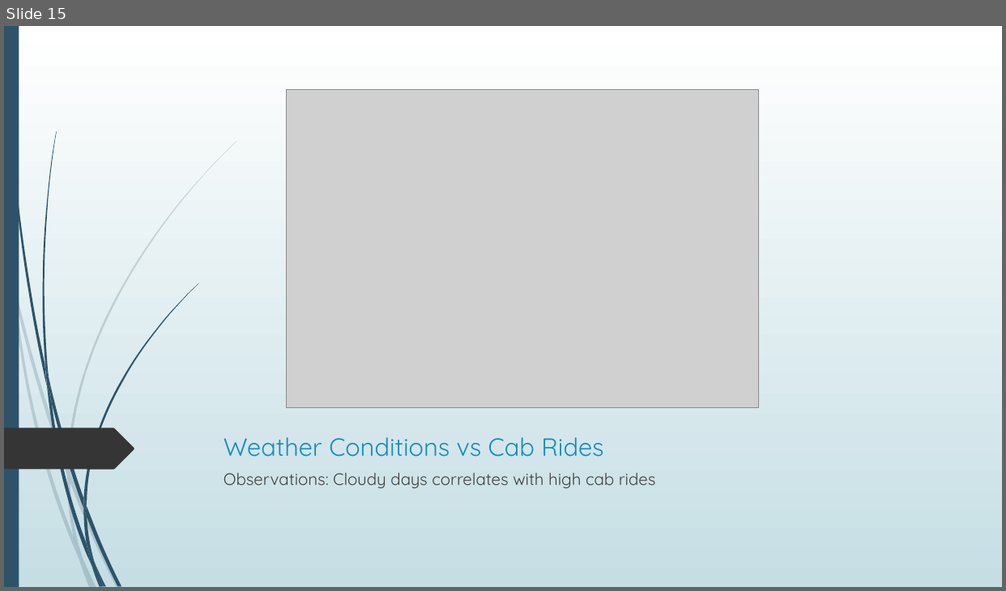
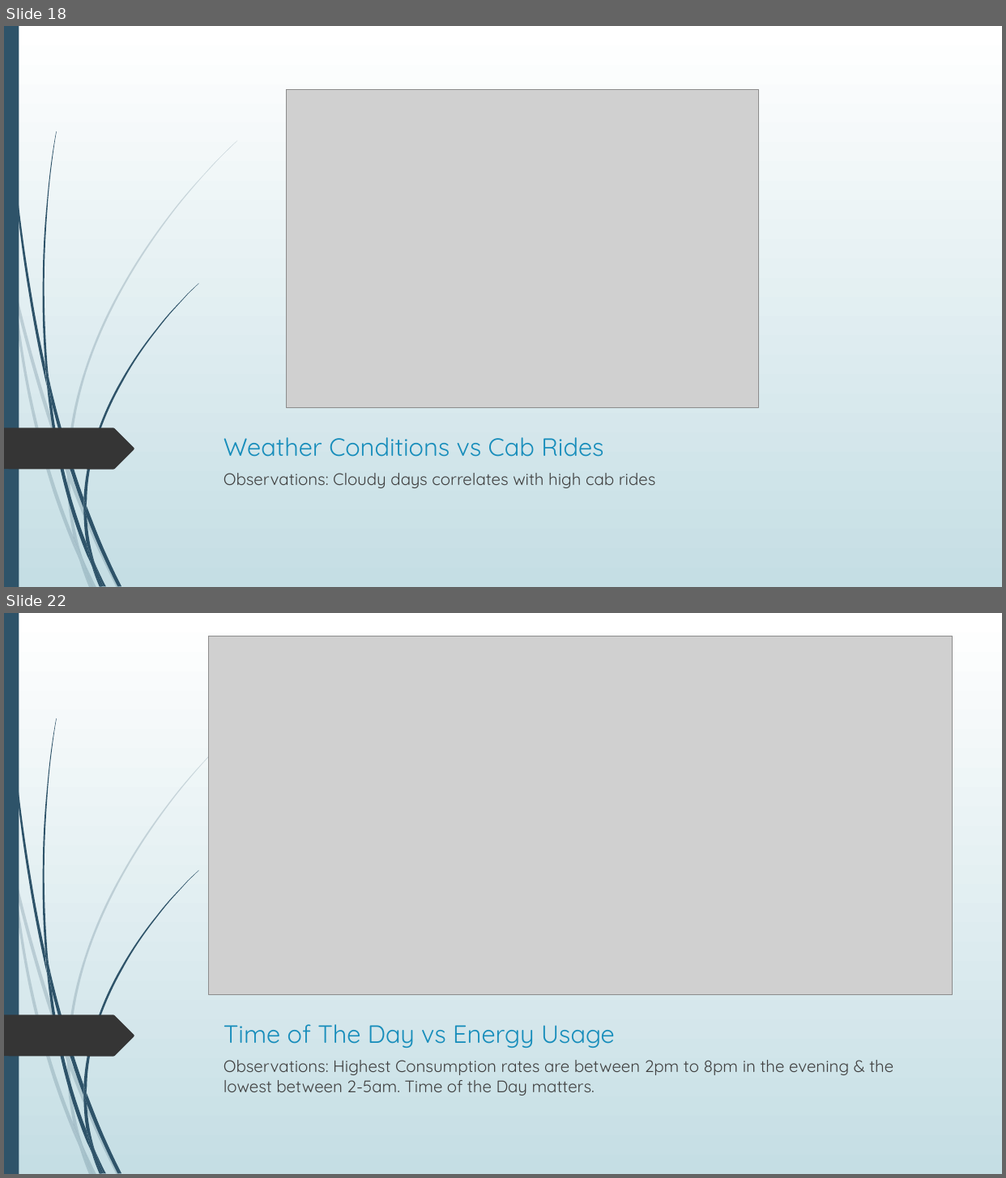
Before and after one commit to AmitChoudhary1392/Project-1_Team6, a slide deck: Project 1 - Group 6 Presentation.pptx. Shown one above the other, each under a label of ours: slide 15 before the commit, slides 18 and 22 after it; the slides between them are not shown. The pictures are 1006x591 and 1006x1178 pixels, drawn with LibreOffice and Linux fonts; fonts in the diff are those of the drawing; grey boxes stand for pictures. Boxes give left, top, right and bottom in pixels: in the first picture for what was removed or moved away, otherwise in the second. Text is boxed around its words. In the diff, an @@ line names an element or a change of style, - is before the commit and + after.

```diff
--- a/Project 1 - Group 6 Presentation.pptx
+++ b/Project 1 - Group 6 Presentation.pptx
@@ slide 22 added at (4,613,1002,1174), background gradient #FFFFFF to #C5DEE5; not listed: 24 template elements that a slide beside it also shows @@
@@ picture added at (208,636,953,995) @@
@@ title added at (224,1024,615,1048), 24 pt, text #178DBB @@
+Time of The Day vs Energy Usage
@@ text added at (224,1060,893,1096), 16 pt, text #404040 @@
+Observations: Highest Consumption rates are between 2pm to 8pm in the evening & the lowest between 2-5am. Time of the Day matters.
@@ what was slide 15 is now slide 18 @@
```
Also in this commit, not shown: 3 slides changed, 11 other slides added.
